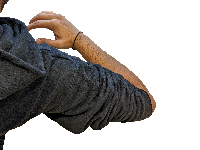
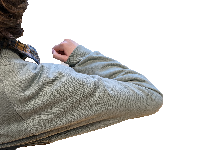
Layered file, before and after one edit (200 × 150). Changes by layer:
added layer "Vi" above "Madhav" over left=0, top=0, right=163, bottom=150
hid "Madhav" over left=0, top=0, right=156, bottom=150
